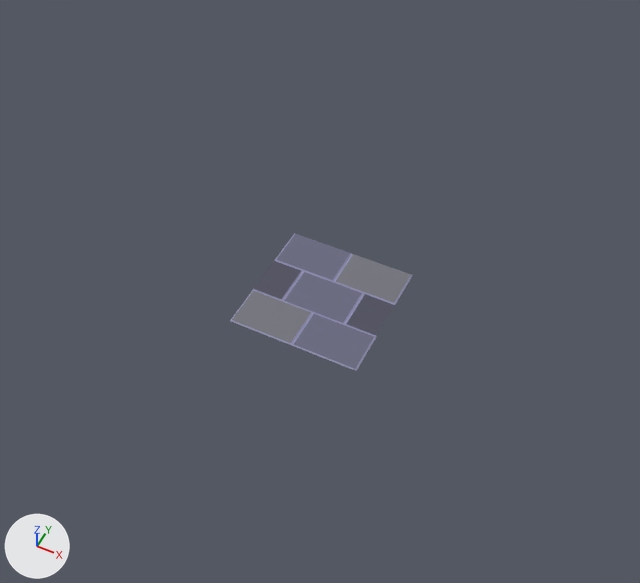
Two versions of the Blender file Blender/Castle Pieces.blend, one commit apart.
Rendered twice from a 50 mm camera at (1.91, -3.87, 4.89) aimed at (0.11, -0.27, 0.39). The lights are fixed; the arrows at lower left show +X, +Y and +Z.

Objects in the first picture: 'Castle Floor Tile'.
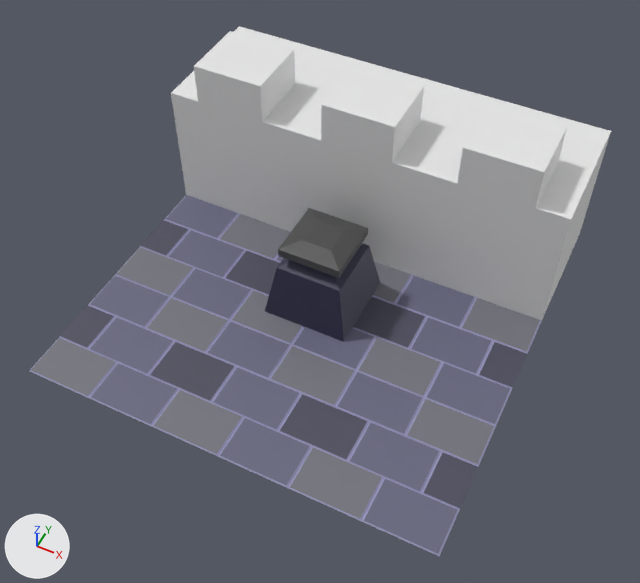
Where the change shows, as pixel boxes [x1, y1, x2, y2] in the pictures (640 x 583 px):
'Cube.001', added
    after: [413, 93, 611, 321]
'Castle Wall Tile', added
    after: [292, 58, 475, 275]
'Cube.000', added
    after: [171, 26, 352, 232]
'Castle Floor Tile.004', added
    after: [288, 371, 496, 556]
'Castle Floor Tile.003', added
    after: [152, 321, 356, 488]
'Castle Floor Tile.001', added
    after: [357, 275, 542, 426]
'Castle Floor Tile.005', added
    after: [30, 275, 229, 427]
'Castle Floor Tile.002', added
    after: [115, 195, 290, 321]
'Key Pedestal', added
    after: [265, 208, 380, 342]

Edits to the bpy script that builds the scene:
```text
Add img_key_pedestal:
    img_key_pedestal = load_image('Key Pedestal', 'Key Pedestal.png', 128, 128, 'sRGB')
Add mat_key_pedestal:
    mat_key_pedestal = principled_material('Key Pedestal')
    mat_key_pedestal.texture = img_key_pedestal
Add me_cube_003:
    me_cube_003.from_pydata(...)  # 24 vertices, 22 faces; spans x -0.317..0.317, y 0.0..0.643, z -0.317..0.317
    me_cube_003.materials.append(mat_key_pedestal)  # picture img_key_pedestal
Add me_cube_002:
    me_cube_002.from_pydata(...)  # 28 vertices, 26 faces; spans x -0.5..0.5, y 0.0..1.3, z -0.5..0.5
Add ob_key_pedestal:
    ob_key_pedestal = bpy.data.objects.new('Key Pedestal', me_cube_003)
    ob_key_pedestal.location = (0.0, 0.0, 0.0)
    ob_key_pedestal.rotation_euler = (1.571, 0.0, 0.0)  # degrees (90, 0, 0)
Add ob_castle_floor_tile_005:
    ob_castle_floor_tile_005 = bpy.data.objects.new('Castle Floor Tile.005', me_plane)
    ob_castle_floor_tile_005.location = (-1.0, -1.0, 0.0)
    ob_castle_floor_tile_005.rotation_euler = (1.571, 0.0, 0.0)  # degrees (90, 0, 0)
Add ob_castle_floor_tile_004:
    ob_castle_floor_tile_004 = bpy.data.objects.new('Castle Floor Tile.004', me_plane)
    ob_castle_floor_tile_004.location = (1.0, -1.0, 0.0)
    ob_castle_floor_tile_004.rotation_euler = (1.571, 0.0, 0.0)  # degrees (90, 0, 0)
Add ob_castle_floor_tile_003:
    ob_castle_floor_tile_003 = bpy.data.objects.new('Castle Floor Tile.003', me_plane)
    ob_castle_floor_tile_003.location = (0.0, -1.0, 0.0)
    ob_castle_floor_tile_003.rotation_euler = (1.571, 0.0, 0.0)  # degrees (90, 0, 0)
Add ob_castle_floor_tile_002:
    ob_castle_floor_tile_002 = bpy.data.objects.new('Castle Floor Tile.002', me_plane)
    ob_castle_floor_tile_002.location = (-1.0, 0.0, 0.0)
    ob_castle_floor_tile_002.rotation_euler = (1.571, 0.0, 0.0)  # degrees (90, 0, 0)
Add ob_castle_floor_tile_001:
    ob_castle_floor_tile_001 = bpy.data.objects.new('Castle Floor Tile.001', me_plane)
    ob_castle_floor_tile_001.location = (1.0, 0.0, 0.0)
    ob_castle_floor_tile_001.rotation_euler = (1.571, 0.0, 0.0)  # degrees (90, 0, 0)
Add ob_cube_001:
    ob_cube_001 = bpy.data.objects.new('Cube.001', me_cube_002)
    ob_cube_001.location = (1.0, 1.0, 0.0)
    ob_cube_001.rotation_euler = (1.571, 0.0, 0.0)  # degrees (90, 0, 0)
Add ob_cube_000:
    ob_cube_000 = bpy.data.objects.new('Cube.000', me_cube_002)
    ob_cube_000.location = (-1.0, 1.0, 0.0)
    ob_cube_000.rotation_euler = (1.571, 0.0, 0.0)  # degrees (90, 0, 0)
Add ob_castle_wall_tile:
    ob_castle_wall_tile = bpy.data.objects.new('Castle Wall Tile', me_cube_002)
    ob_castle_wall_tile.location = (0.0, 1.0, 0.0)
    ob_castle_wall_tile.rotation_euler = (1.571, 0.0, 0.0)  # degrees (90, 0, 0)
```
